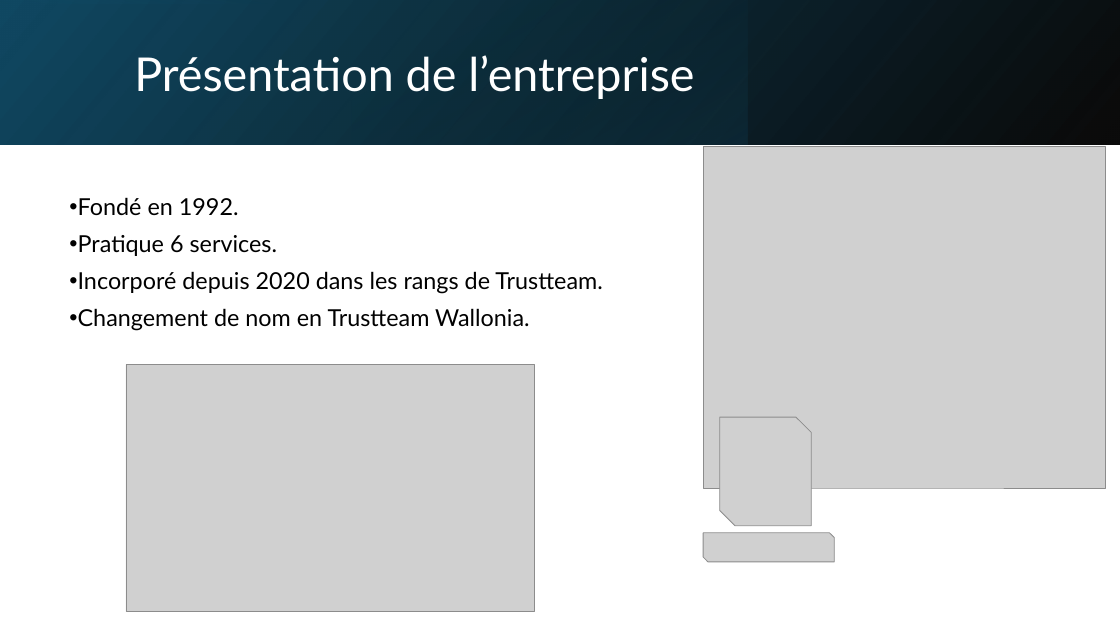
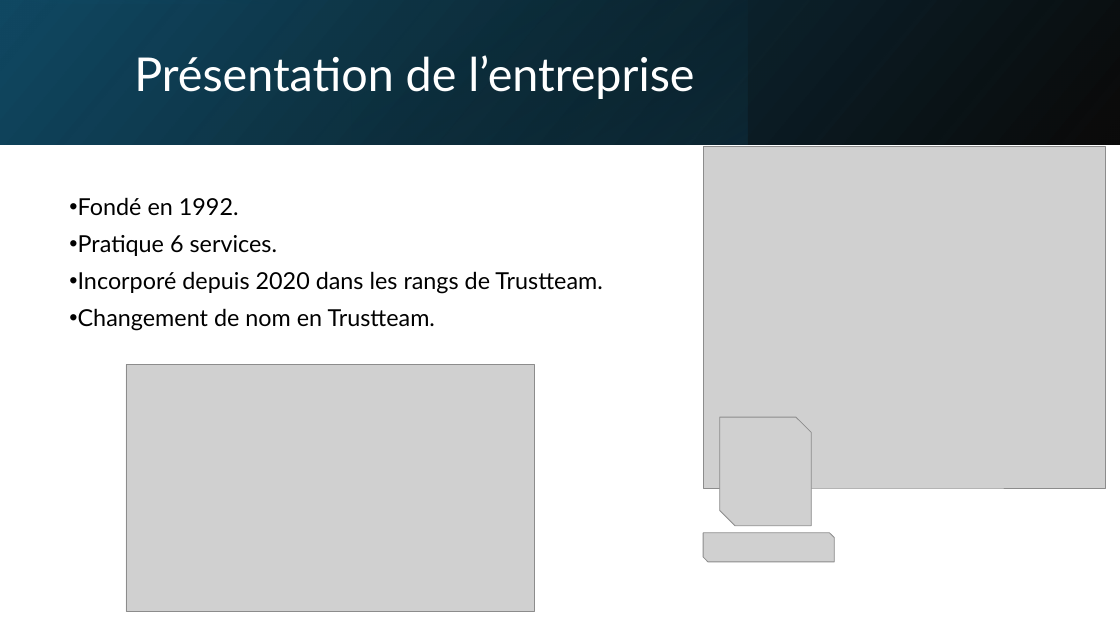
Before and after one commit to Vinc1347900/Stage_Henallux, a slide deck: slide 3 of TFE/DHAIMI_Vincent_PP_TFE.pptx. Drawn at 1120x630 pixels with LibreOffice and Linux fonts; fonts in the diff are those of the drawing; grey boxes stand for pictures. Boxes give left, top, right and bottom in pixels: in the first picture for what was removed or moved away, otherwise in the second. Text is boxed around its words. In the diff, an @@ line names an element or a change of style, - is before the commit and + after.

```diff
--- a/TFE/DHAIMI_Vincent_PP_TFE.pptx
+++ b/TFE/DHAIMI_Vincent_PP_TFE.pptx
@@ text at bbox=[78, 308, 435, 331]: text changed @@
-• Changement de nom en Trustteam Wallonia.
+• Changement de nom en Trustteam.
```
Also in this commit, not shown: 5 other slides changed, 3 other files.
